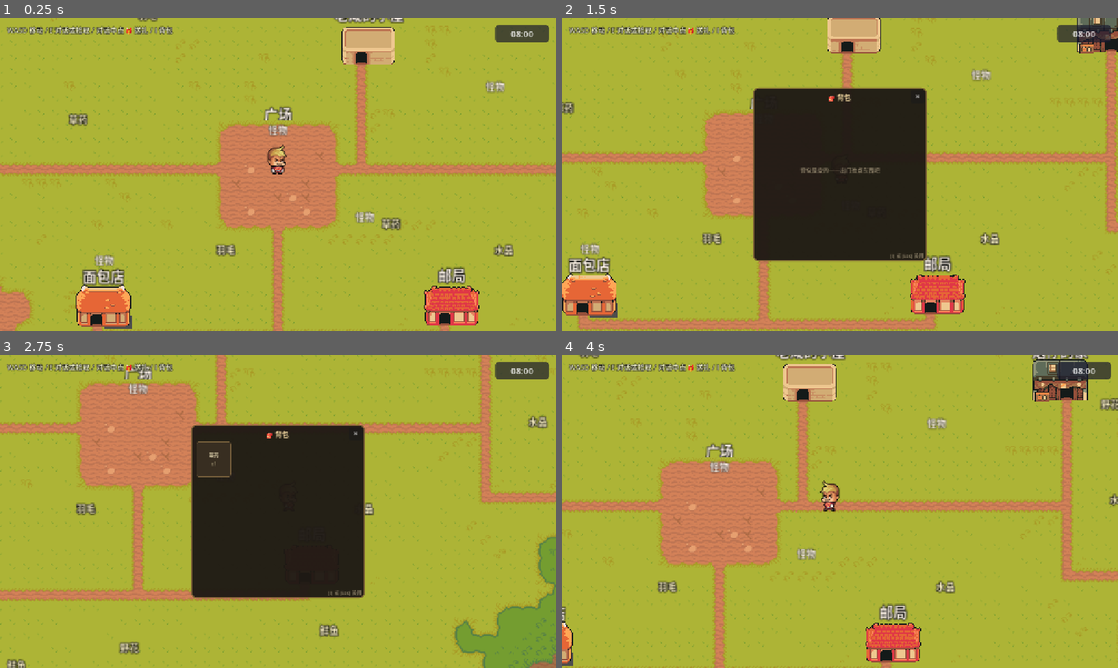
Above: before the commit, frames 1-4 (two rows, left to right).
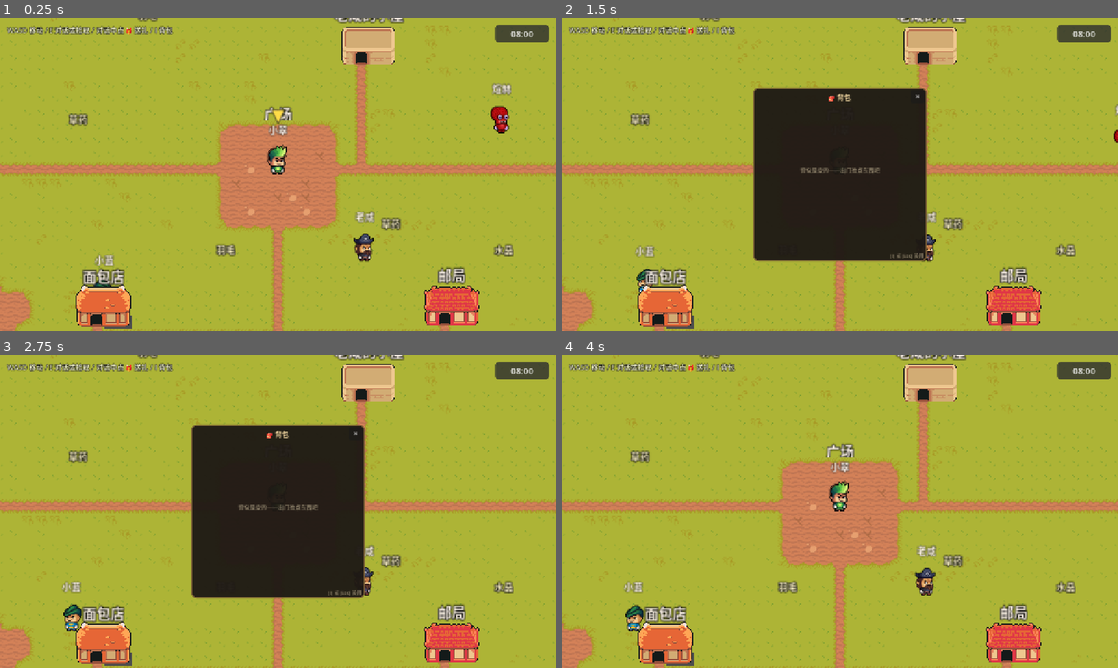
Above: after the commit, the same moments.

Repository: hotlddx-collab/game01
Game: Godot game, scene res://scenes/main.tscn
The game is run twice, just before and just after one commit, with the same random seed, the same clock (stepped at 60 frames per second) and the same inputs.
Inputs:
- Up to frame 1 (0.25 s): no input
- Up to frame 2 (1.5 s): tap Enter at 0.5 s; hold D (move_right) 0.53-1.28 s; hold E (interact) 0.53-1.28 s; hold S (move_down) from 1.28 s (still down); tap I at 1.35 s
- Up to frame 3 (2.75 s): release S (move_down) at 2.03 s; hold D (move_right) from 2.03 s (still down); hold E (interact) from 2.03 s (still down)
- Up to frame 4 (4 s): release D (move_right) at 2.78 s; release E (interact) at 2.78 s; hold W (move_up) 2.78-3.53 s; tap I at 2.85 s; hold A (move_left) from 3.53 s (still down); hold E (interact) from 3.53 s (still down)

The runs differ from the first frame. In frame 1, 1.2% of the frame differs, in the area x 16-92%, y 19-86%; in frame 2, 22%; in frame 3, 25%; in frame 4, 29%, in the area x 0-100%, y 0-100%.
Error before the commit: Parse Error: Function "_update_busy_timeout()" not found in base self. (res://scripts/animal.gd:98)

Commit message:
fix: 补全 is_busy/set_busy/clear_busy/face_to/_update_busy_timeout

Diff:
--- a/scripts/animal.gd
+++ b/scripts/animal.gd
@@ -356,6 +356,49 @@
 	}
 
 
+# ──── 忙碌状态 ────────────────────────────────
+
+func _update_busy_timeout() -> void:
+	if _busy_state != BusyState.FREE and _busy_until > 0.0:
+		if Time.get_ticks_msec() / 1000.0 > _busy_until:
+			_busy_state = BusyState.FREE
+			_busy_until  = 0.0
+
+func is_busy() -> bool:
+	_update_busy_timeout()
+	return _busy_state != BusyState.FREE
+
+func get_busy_state() -> int:
+	is_busy()
+	return _busy_state
+
+func set_busy(state: int, duration: float = 0.0) -> void:
+	_busy_state = state
+	_busy_until = (Time.get_ticks_msec() / 1000.0 + duration) if duration > 0.0 else 0.0
+
+func clear_busy() -> void:
+	_busy_state = BusyState.FREE
+	_busy_until  = 0.0
+	_intent_active   = false
+	_intent_callback = Callable()
+	_update_target_by_time()
+
+func face_to(target_pos: Vector2) -> void:
+	if sprite == null:
+		return
+	var dx: float = target_pos.x - global_position.x
+	var dy: float = target_pos.y - global_position.y
+	if abs(dx) > abs(dy):
+		if dx >= 0:
+			sprite.flip_h = SpriteFactory.direction_needs_flip("right")
+			_last_dir = "right"
+		else:
+			sprite.flip_h = SpriteFactory.direction_needs_flip("left")
+			_last_dir = "left"
+	else:
+		_last_dir = "down" if dy > 0 else "up"
+
+
 func approach_for_intent(target_pos: Vector2, on_arrive: Callable) -> void:
 	_intent_target_pos = target_pos
 	_intent_callback   = on_arrive
